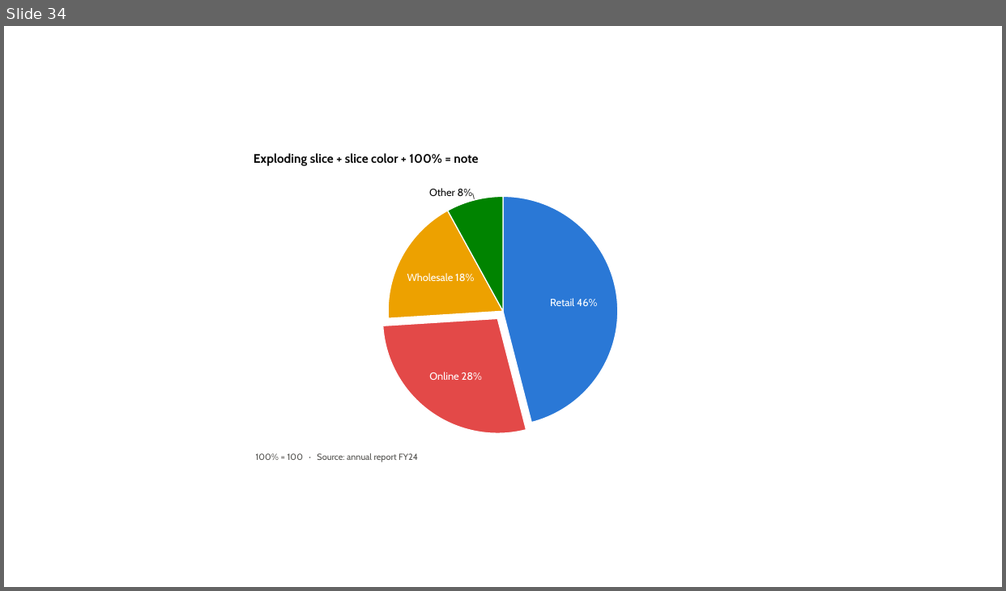
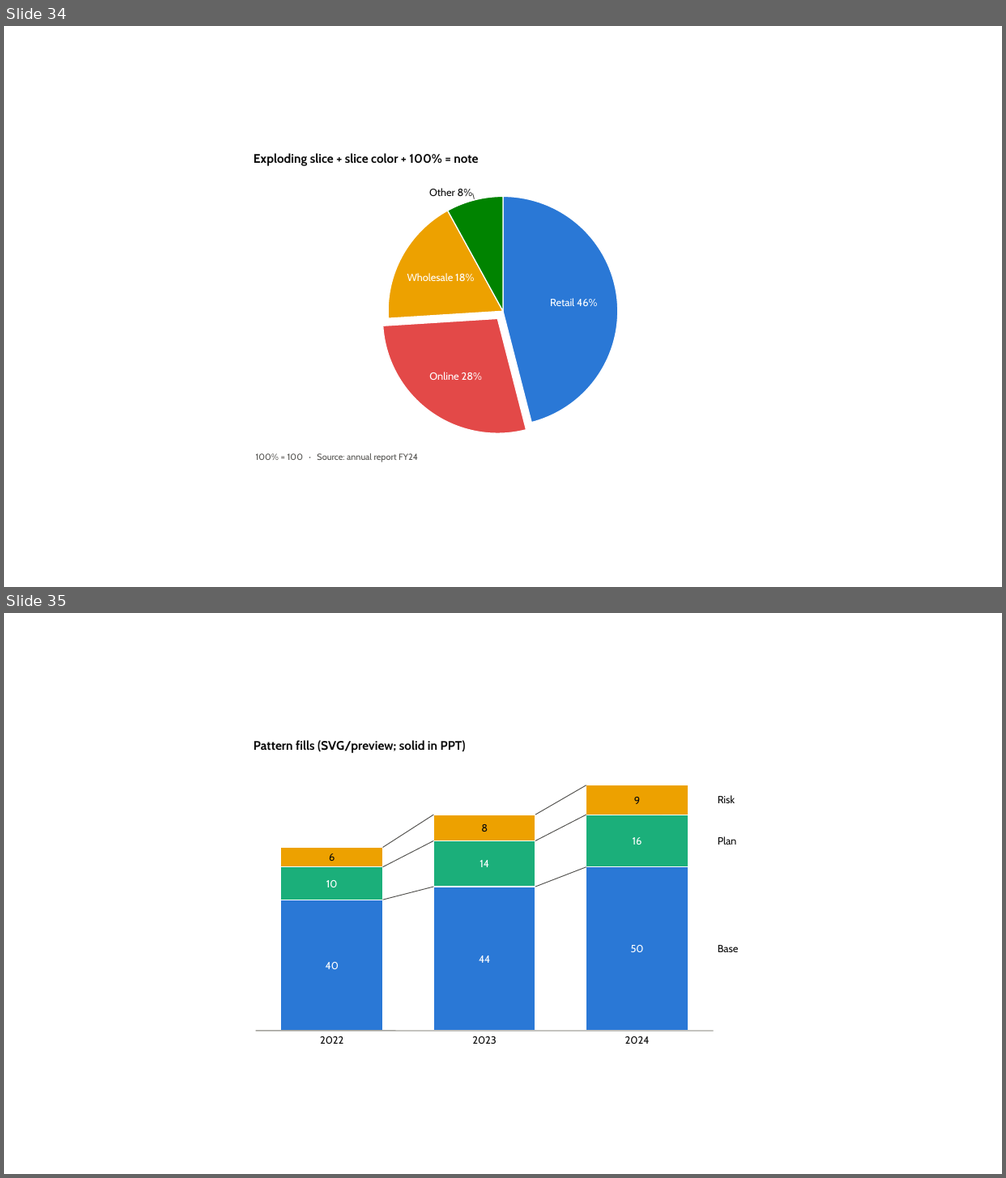
Before and after one commit to dannbleeker/PowerChart, a slide deck: examples/showcase.pptx. Shown one above the other, each under a label of ours: slide 34 before the commit, slides 34 and 35 after it. The pictures are 1006x591 and 1006x1178 pixels, drawn with LibreOffice and Linux fonts; fonts in the diff are those of the drawing. Boxes give left, top, right and bottom in pixels: in the first picture for what was removed or moved away, otherwise in the second. Text is boxed around its words. In the diff, an @@ line names an element or a change of style, - is before the commit and + after.

```diff
--- a/examples/showcase.pptx
+++ b/examples/showcase.pptx
@@ slide 35 added at (4, 613, 1002, 1174), background #FFFFFF @@
@@ text added at (253, 740, 466, 753), 12 pt, text #0B0B0B, bold @@
+Pattern fills (SVG/preview; solid in PPT)
@@ line added from (535, 815) to (586, 786), #52514E 0.75 pt @@
@@ rectangle added at (586, 786, 688, 815), fill #EDA100, outline #FFFFFF 0.75 pt @@
@@ text added at (634, 797, 640, 804), 10 pt, text #0B0B0B @@
+9
@@ text added at (718, 795, 735, 803), 10 pt, text #0B0B0B @@
+Risk
@@ line added from (383, 847) to (434, 815), #52514E 0.75 pt @@
@@ rectangle added at (434, 815, 535, 841), fill #EDA100, outline #FFFFFF 0.75 pt @@
@@ text added at (481, 824, 488, 832), 10 pt, text #0B0B0B @@
+8
@@ line added from (535, 841) to (586, 815), #52514E 0.75 pt @@
@@ rectangle added at (586, 815, 688, 867), fill #1BAF7A, outline #FFFFFF 0.75 pt @@
@@ rectangle added at (281, 847, 383, 867), fill #EDA100, outline #FFFFFF 0.75 pt @@
@@ text added at (329, 854, 334, 861), 10 pt, text #0B0B0B @@
+6
@@ line added from (383, 867) to (434, 841), #52514E 0.75 pt @@
@@ rectangle added at (434, 841, 535, 887), fill #1BAF7A, outline #FFFFFF 0.75 pt @@
@@ text added at (633, 837, 642, 845), 10 pt, text #FFFFFF @@
+16
@@ text added at (718, 837, 737, 845), 10 pt, text #0B0B0B @@
+Plan
@@ rectangle added at (281, 867, 383, 901), fill #1BAF7A, outline #FFFFFF 0.75 pt @@
@@ text added at (479, 860, 489, 867), 10 pt, text #FFFFFF @@
+14
@@ line added from (535, 887) to (586, 867), #52514E 0.75 pt @@
@@ rectangle added at (586, 867, 688, 1032), fill #2A78D6, outline #FFFFFF 0.75 pt @@
@@ rectangle added at (281, 900, 383, 1031), fill #2A78D6, outline #FFFFFF 0.75 pt @@
@@ text added at (326, 880, 338, 888), 10 pt, text #FFFFFF @@
+10
@@ line added from (383, 900) to (434, 887), #52514E 0.75 pt @@
@@ rectangle added at (434, 887, 535, 1032), fill #2A78D6, outline #FFFFFF 0.75 pt @@
@@ text added at (631, 945, 644, 952), 10 pt, text #FFFFFF @@
+50
@@ text added at (718, 945, 739, 952), 10 pt, text #0B0B0B @@
+Base
@@ text added at (326, 962, 339, 969), 10 pt, text #FFFFFF @@
+40
@@ text added at (479, 956, 490, 963), 10 pt, text #FFFFFF @@
+44
@@ line added from (256, 1031) to (714, 1031), #A5A49E 1 pt @@
@@ text added at (320, 1037, 343, 1044), 10 pt, text #0B0B0B @@
+2022
@@ text added at (472, 1037, 496, 1044), 10 pt, text #0B0B0B @@
+2023
@@ text added at (625, 1037, 650, 1044), 10 pt, text #0B0B0B @@
+2024
```
Also in this commit, not shown: 1 slide changed, 19 other files.
